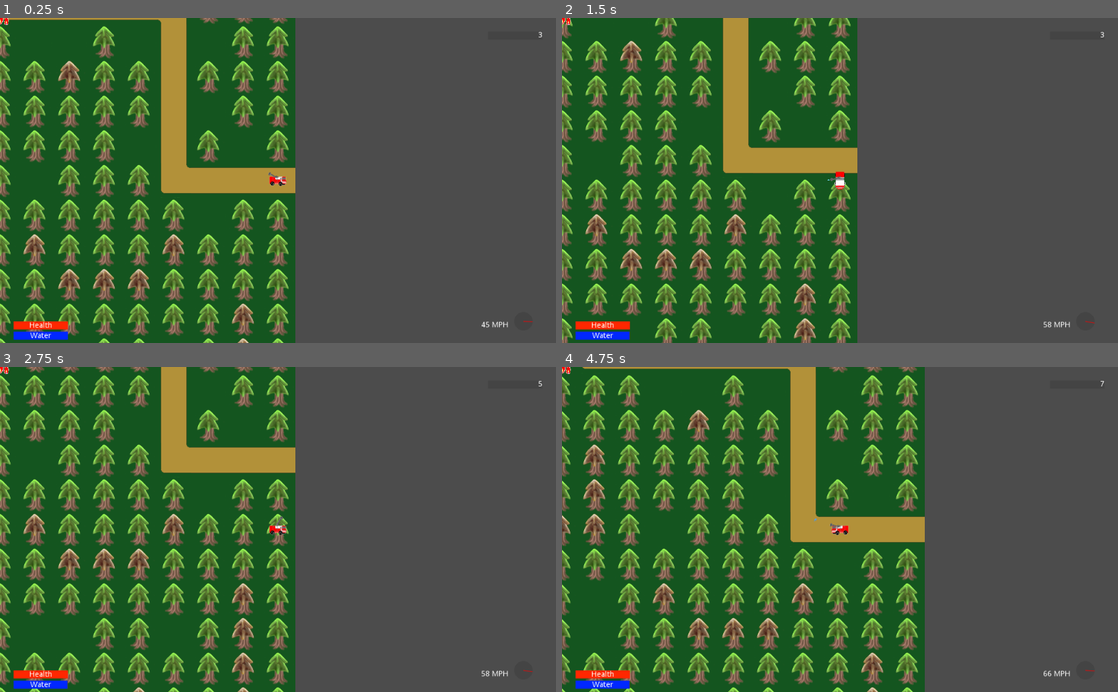
Above: before the commit, frames 1-4 (two rows, left to right).
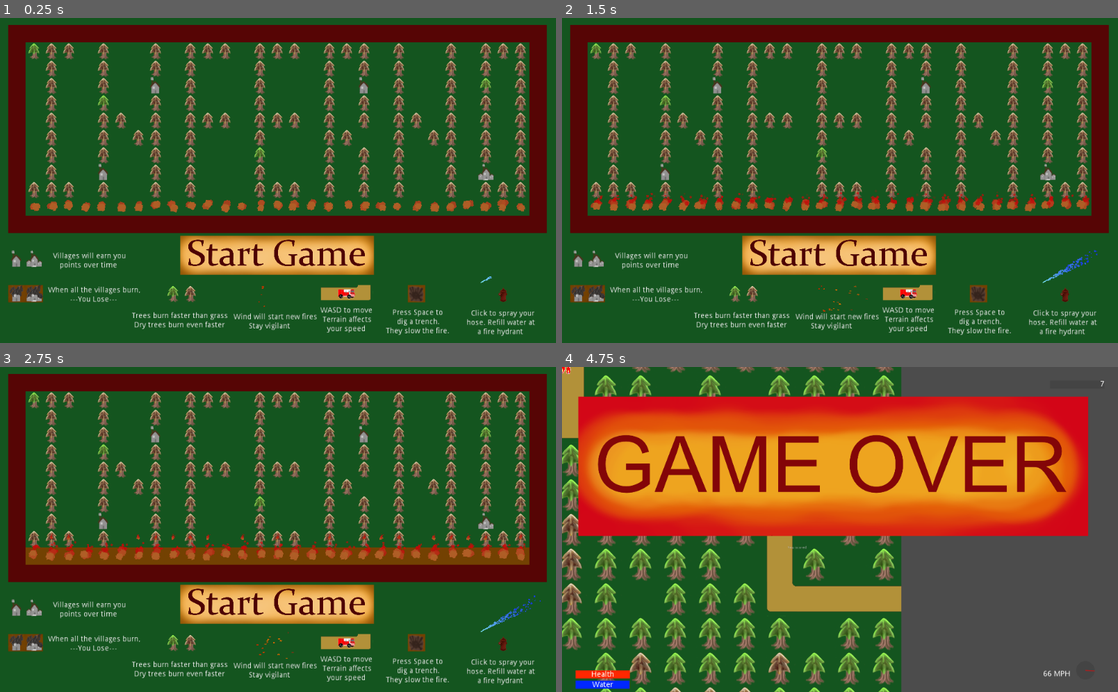
Above: after the commit, the same moments.

Repository: ConsoleCowboysInCyberspace/inferno
Game: Godot game, scene res://Scenes/main_title.tscn
The game is run twice, just before and just after one commit, with the same random seed, the same clock (stepped at 60 frames per second) and the same inputs. Before the commit the project starts from res://Scenes/main_level.tscn.
Inputs (mouse positions are in pixels of both pictures, inside the frame that each line leads up to):
- Up to frame 1 (0.25 s): no input
- Up to frame 2 (1.5 s): tap Space (dig_trench) at 0.5, 0.6, 1.25 s; move the mouse to (962, 164) at 0.52 s; hold D (truck_right) 0.53-1.28 s; move the mouse to (728, 196) at 1.27 s; hold S (truck_down) from 1.28 s (still down); click (728, 196) at 1.35 s
- Up to frame 3 (2.75 s): tap Space (dig_trench) at 2, 2.1 s; move the mouse to (333, 458) at 2.02 s; release S (truck_down) at 2.03 s; hold D (truck_right) from 2.03 s (still down)
- Up to frame 4 (4.75 s): tap Space (dig_trench) at 2.75, 3.6 s; move the mouse to (812, 594) at 2.77 s; release D (truck_right) at 2.78 s; hold W (truck_up) 2.78-3.53 s; click (812, 594) at 2.85 s; move the mouse to (1006, 578) at 3.52 s; hold A (truck_left) from 3.53 s (still down); move the mouse to (673, 480) at 4.27 s; click (673, 480) at 4.35 s

The runs differ from the first frame. In frame 1, 78% of the frame differs, in the area x 0-100%, y 0-100%; in frame 2, 77%; in frame 3, 78%; in frame 4, 62%.

Commit message:
somehow made scnece changes work

Diff:
--- /dev/null
+++ b/Scenes/EmbersMainMenu.tscn
@@ -0,0 +1,42 @@
+[gd_scene load_steps=6 format=2]
+
+[sub_resource type="Gradient" id=1]
+offsets = PoolRealArray( 0, 0.57037, 1 )
+colors = PoolColorArray( 0.691406, 0.162048, 0, 1, 0.945313, 0.465271, 0, 1, 0.386719, 0.238666, 0.0951691, 1 )
+
+[sub_resource type="GradientTexture" id=2]
+gradient = SubResource( 1 )
+
+[sub_resource type="Curve" id=3]
+_data = [ Vector2( 0, 1 ), 0.0, 0.0, 0, 0, Vector2( 1, 0.872727 ), 0.0, 0.0, 0, 0 ]
+
+[sub_resource type="CurveTexture" id=4]
+curve = SubResource( 3 )
+
+[sub_resource type="ParticlesMaterial" id=5]
+lifetime_randomness = 0.66
+trail_divisor = 2
+trail_size_modifier = SubResource( 4 )
+emission_shape = 2
+emission_box_extents = Vector3( 10, 50, 1 )
+flag_disable_z = true
+spread = 15.0
+gravity = Vector3( 0, 0, 0 )
+initial_velocity = 100.0
+angular_velocity = 40.0
+orbit_velocity = 0.0
+orbit_velocity_random = 0.0
+linear_accel = 20.0
+linear_accel_random = 0.18
+radial_accel = 20.0
+radial_accel_random = 0.51
+tangential_accel_random = 0.5
+scale = 5.0
+scale_random = 0.5
+color_ramp = SubResource( 2 )
+
+[node name="Particles2D" type="Particles2D"]
+amount = 50
+lifetime = 6.0
+visibility_rect = Rect2( -100, -1050, 1400, 2100 )
+process_material = SubResource( 5 )
--- a/Scenes/GUI.tscn
+++ b/Scenes/GUI.tscn
@@ -1,8 +1,9 @@
-[gd_scene load_steps=8 format=2]
+[gd_scene load_steps=9 format=2]
 
 [ext_resource path="res://scripts/anemometer.gd" type="Script" id=1]
 [ext_resource path="res://scripts/GUI.gd" type="Script" id=2]
 [ext_resource path="res://assets/fire.png" type="Texture" id=3]
+[ext_resource path="res://assets/sprites/menu/gameover.png" type="Texture" id=4]
 
 [sub_resource type="StyleBoxFlat" id=1]
 bg_color = Color( 0.6, 0.6, 0.6, 0 )
@@ -171,3 +172,18 @@
 
 [node name="Sprite" type="Sprite" parent="CenterContainer/NewFireArrow"]
 texture = ExtResource( 3 )
+
+[node name="gameover" type="Sprite" parent="."]
+position = Vector2( 497.302, 191.614 )
+scale = Vector2( 0.5, 0.5 )
+texture = ExtResource( 4 )
+
+[node name="RichTextLabel" type="RichTextLabel" parent="gameover"]
+margin_left = -163.273
+margin_top = 277.002
+margin_right = 85.7272
+margin_bottom = 317.002
+text = "You scored:"
+__meta__ = {
+"_edit_use_anchors_": false
+}
--- a/Scenes/main_title.tscn
+++ b/Scenes/main_title.tscn
@@ -1,11 +1,10 @@
-[gd_scene load_steps=11 format=2]
+[gd_scene load_steps=10 format=2]
 
 [ext_resource path="res://scripts/main_level.gd" type="Script" id=1]
 [ext_resource path="res://assets/worldTiles64.tres" type="TileSet" id=2]
 [ext_resource path="res://assets/Startgame.png" type="Texture" id=3]
 [ext_resource path="res://assets/fire.png" type="Texture" id=4]
-[ext_resource path="res://Scenes/Embers.tscn" type="PackedScene" id=5]
-[ext_resource path="res://Scenes/mainMenuEmbers.tscn" type="PackedScene" id=6]
+[ext_resource path="res://Scenes/EmbersMainMenu.tscn" type="PackedScene" id=5]
 [ext_resource path="res://Scenes/water.tscn" type="PackedScene" id=7]
 [ext_resource path="res://scripts/ButtonScripts.gd" type="Script" id=8]
 [ext_resource path="res://assets/truckRight.png" type="Texture" id=9]
@@ -155,15 +154,11 @@
 position = Vector2( 1934.24, 1079.8 )
 rotation = -0.507891
 
-[node name="Particles2D3" parent="UIRoot" instance=ExtResource( 6 )]
-position = Vector2( 1054.81, 1162.69 )
-scale = Vector2( 0.2, 0.1 )
-amount = 500
-
-[node name="Particles2D" parent="." instance=ExtResource( 5 )]
-position = Vector2( -6.34961, 815.924 )
-
 [node name="Sprite" type="Sprite" parent="."]
 position = Vector2( 1439.69, 1118.97 )
 texture = ExtResource( 9 )
+
+[node name="Particles2D" parent="." instance=ExtResource( 5 )]
+position = Vector2( 1113.37, 1135.82 )
+lifetime = 1.5
 [connection signal="pressed" from="UIRoot/StartGameButton" to="UIRoot/StartGameButton" method="switch_scene" binds= [ "res://Scenes/main_level.tscn" ]]
--- a/project.godot
+++ b/project.godot
@@ -21,7 +21,7 @@
 [application]
 
 config/name="Inferno"
-run/main_scene="res://Scenes/main_level.tscn"
+run/main_scene="res://Scenes/main_title.tscn"
 config/icon="res://icon.png"
 
 [autoload]
--- a/scripts/ButtonScripts.gd
+++ b/scripts/ButtonScripts.gd
@@ -4,6 +4,8 @@
 	call_deferred("_switch_callback", path)
 
 func _switch_callback(path):
+	tile_manager.set_process(false)
+	tile_manager.set_physics_process(false)
 	tile_manager.nukeItFromOrbit()
 	get_tree().change_scene(path)
 
--- a/scripts/Internal_Tile.gd
+++ b/scripts/Internal_Tile.gd
@@ -116,6 +116,6 @@
 		burnDown()
 
 func burnSelf(strengthMultiplier):
-	if type == TileType.TRENCH:
+	if type != TileType.FOREST || type != TileType.FOREST:
 		return
 	fireLevel += strengthMultiplier * fireLevel
--- a/scripts/TruckScript.gd
+++ b/scripts/TruckScript.gd
@@ -116,6 +116,7 @@
 		emit_signal("healthAmountChanged", health)
 		if health <= 0:
 			emit_signal("noHealth")
+			tile_manager.lose()
 
 
 func _physics_process(delta):
--- a/scripts/internal_tile_manager.gd
+++ b/scripts/internal_tile_manager.gd
@@ -140,7 +140,8 @@
 func incScore():
 	score += numTowns
 	print("Score = ", score)
-
+func lose():
+	pass
 func fireSpread():
 	var burnLevelsArr = [] #2d arr
 
@@ -177,6 +178,7 @@
 	burnLevelsArr[tileToBurn.y][tileToBurn.x] += fireSpreadStrength * sqrt(fireLevel)
 
 func _physics_process(delta):
+	incScore()
 	if timeUntilNextFireSpread <= 0:
 		fireSpread()
 		timeUntilNextFireSpread = fireSpreadTime
@@ -200,8 +202,7 @@
 func burnTown():
 	numTowns -= 1
 	if (numTowns <= 0):
-		pass
-		#Loose()
+		lose()
 
 func windTimerTimeout():
 	mostForwardCol = Utils.findForwardMostFullFireColumn(tiles)
--- a/scripts/main_level.gd
+++ b/scripts/main_level.gd
@@ -12,6 +12,8 @@
 	tile_manager.truck = truck
 	tile_manager.levelRoot = self
 	tile_manager.size = size
+	tile_manager.set_process(true)
+	tile_manager.set_physics_process(true)
 	tile_manager.customInit()
 	tile_manager.windEmbers = get_node("windEmbers")
 
